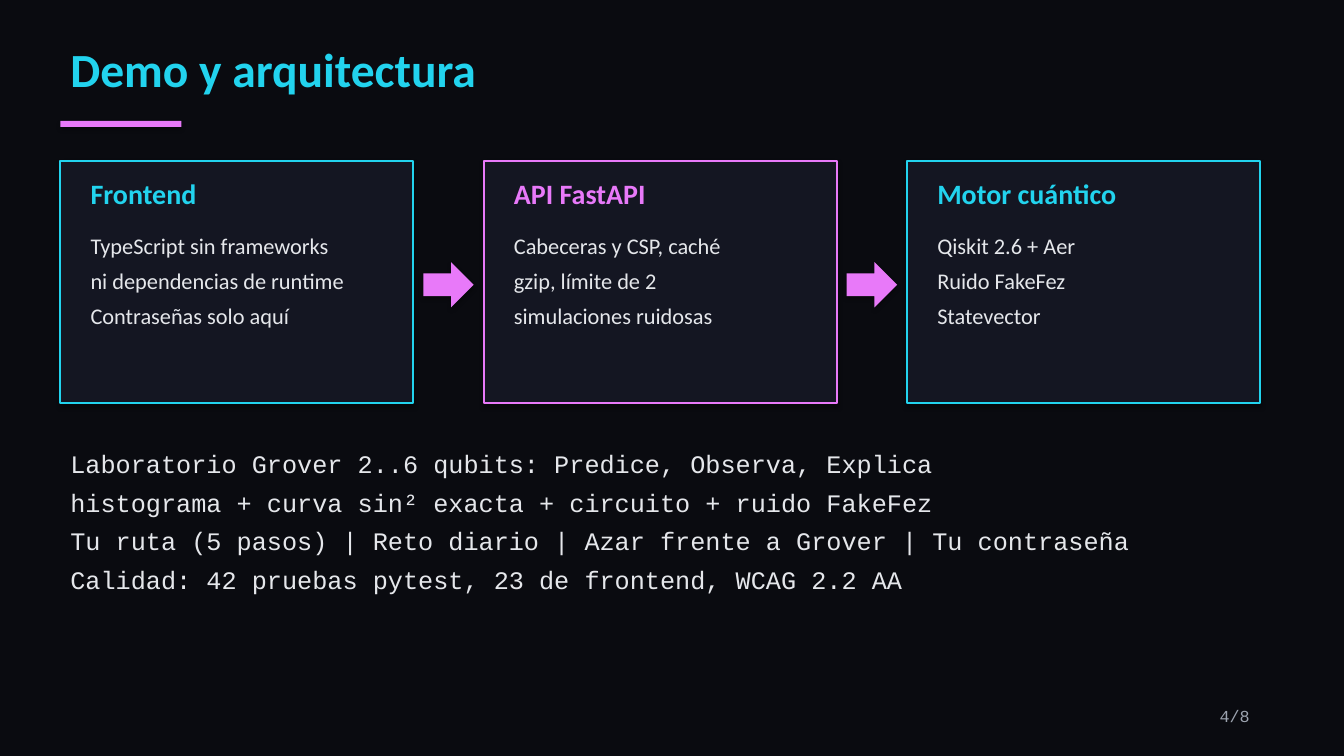
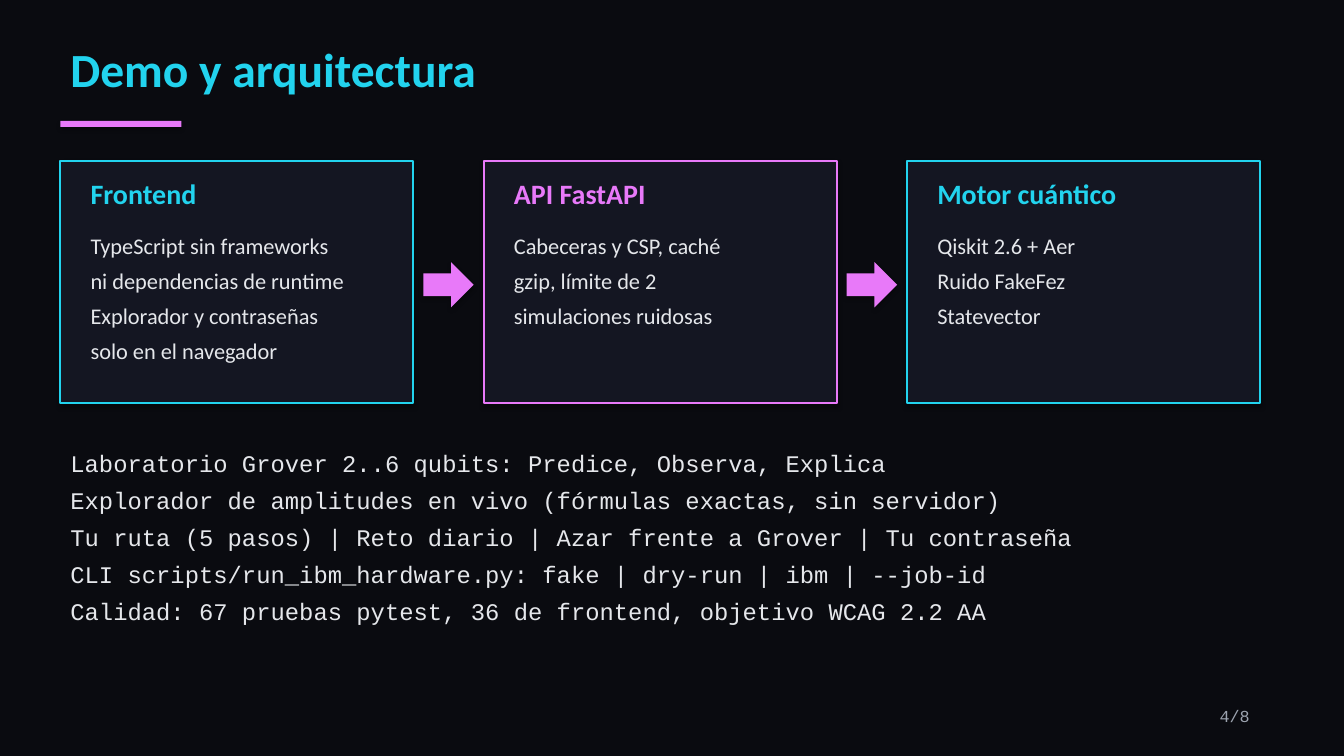
Before and after one commit to LeonardoShande/QubitGuard, a slide deck: slide 4 of pitch/QubitGuard_pitch.pptx. Drawn at 1344x756 pixels with LibreOffice and Linux fonts; fonts in the diff are those of the drawing. Boxes give left, top, right and bottom in pixels: in the first picture for what was removed or moved away, otherwise in the second. Text is boxed around its words. In the diff, an @@ line names an element or a change of style, - is before the commit and + after.

Commit message:
docs: README completo (problema, uso, librerías y funciones, arquitectura, hardware IBM, CasaOS, resultados, referencias) y pitch actualizado

```diff
--- a/pitch/QubitGuard_pitch.pptx
+++ b/pitch/QubitGuard_pitch.pptx
@@ text at (91, 308, 318, 363): text changed @@
-Contraseñas solo aquí
+Explorador y contraseñas
+solo en el navegador
@@ text at (70, 454, 1072, 551): size 18 to 17 pt in "Laboratorio Grover 2..6 qubits: Predice, Observa, Explica", "Tu ruta (5 pasos) | Reto diario ..." @@
@@ text at (70, 491, 1000, 514): text changed; size 18 to 17 pt @@
-histograma + curva sin² exacta + circuito + ruido FakeFez
+Explorador de amplitudes en vivo (fórmulas exactas, sin servidor)
@@ text at (70, 565, 986, 625): text changed; size 18 to 17 pt @@
-Calidad: 42 pruebas pytest, 23 de frontend, WCAG 2.2 AA
+CLI scripts/run_ibm_hardware.py: fake | dry-run | ibm | --job-id
+Calidad: 67 pruebas pytest, 36 de frontend, objetivo WCAG 2.2 AA
```
Also in this commit, not shown: 5 other slides changed, 1 slide added, 1 slide removed, 6 other files.
